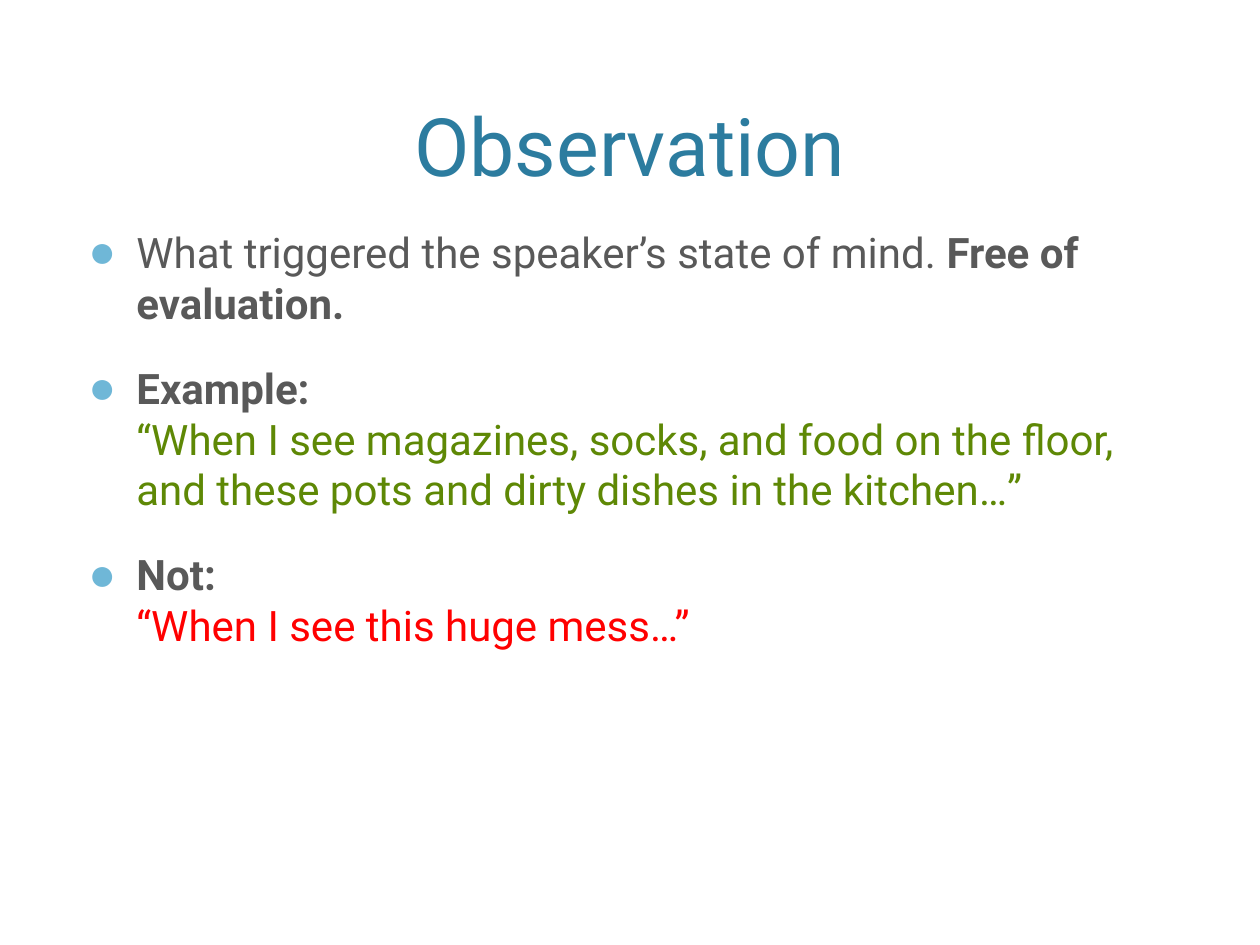
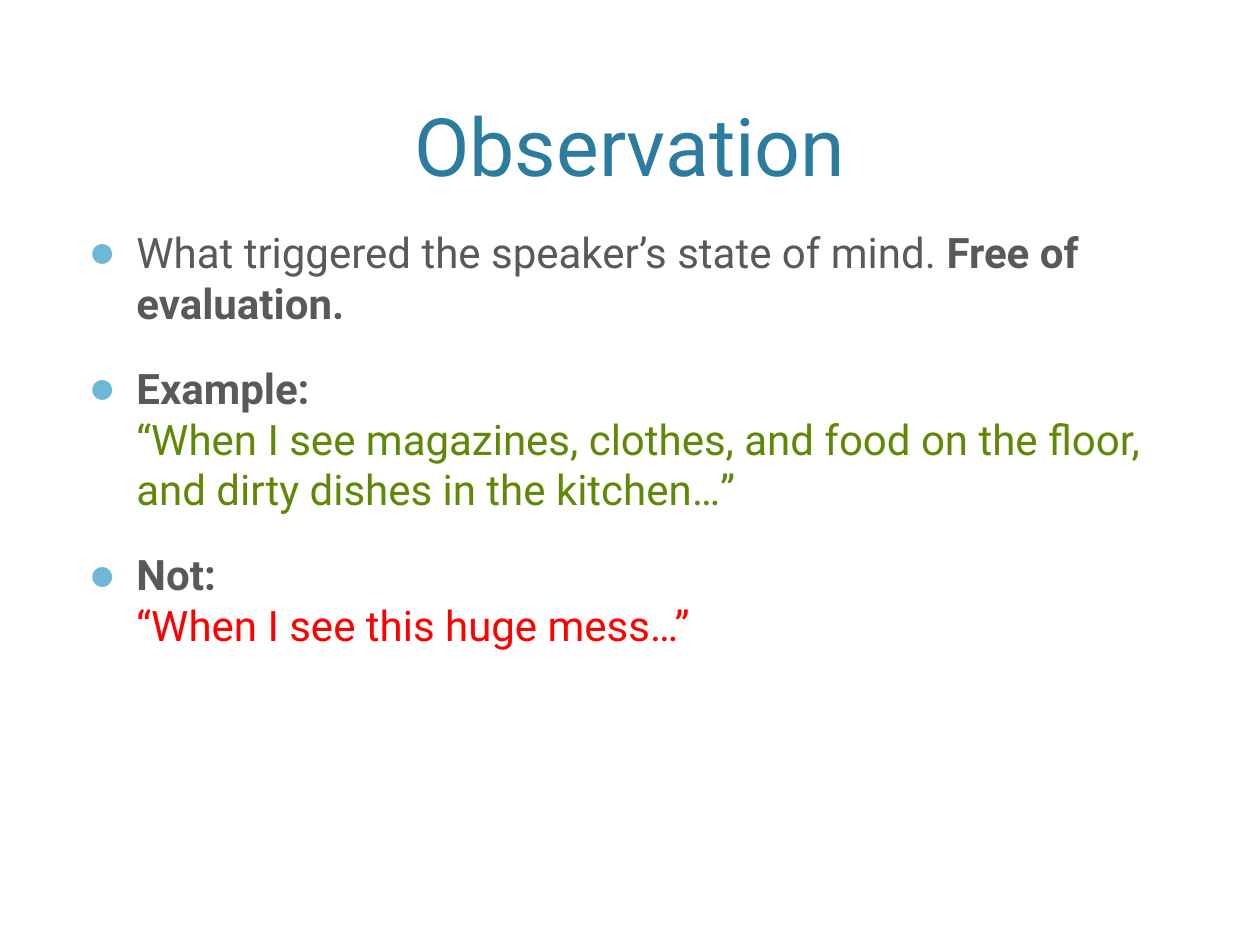
Before and after one commit to haroldtreen/RecurseCenterStuff, a slide deck: slide 5 of presentations/nvc.pptx. Drawn at 1260x945 pixels with LibreOffice and Linux fonts; fonts in the diff are those of the drawing; background and template pictures are left out. Boxes give left, top, right and bottom in pixels: in the first picture for what was removed or moved away, otherwise in the second. Text is boxed around its words. In the diff, an @@ line names an element or a change of style, - is before the commit and + after.

Commit message:
Final edits.

```diff
--- a/presentations/nvc.pptx
+++ b/presentations/nvc.pptx
@@ text at [136, 372, 1140, 514]: text changed @@
-● Example:
-  “When I see magazines, socks, and food on the floor, and these pots and dirty dishes in the kitchen…”
+● Example:
+  “When I see magazines, clothes, and food on the floor, and dirty dishes in the kitchen…”
```
Also in this commit, not shown: 1 other slide changed.
